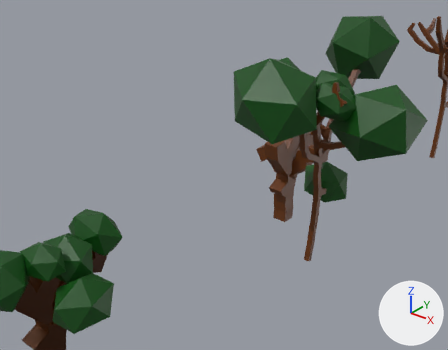
The Blender file TrresFinal/TreeV1.blend, before and after one commit.
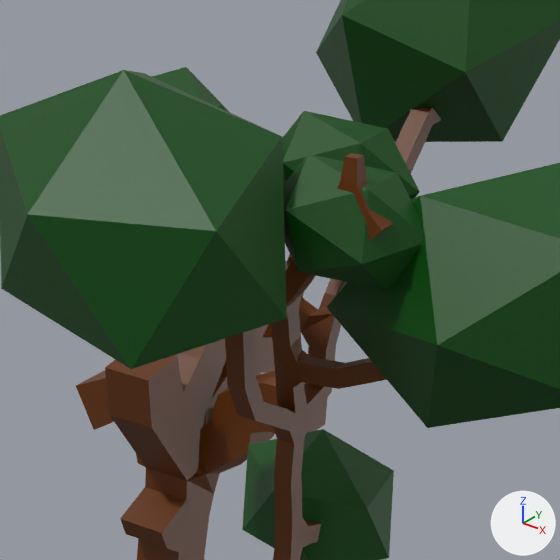
Old and new are each drawn from a 50 mm camera at (8.57, -13.32, 11.29) aimed at (0.23, -2.9, 4.83) and again close up on the part from 52% to 88% of the width and 11% to 57% of the height. Every picture has the same lights, and +X, +Y and +Z are marked at lower right.

Before the edit, the objects in view are built like this:
```python
me_icosphere_010 = bpy.data.meshes.new('Icosphere.010')
me_icosphere_010.from_pydata(...)  # an icosphere of 20 faces spanning x -0.89..0.89, y -0.85..0.85, z -1.0..1.0
me_icosphere_010.materials.append(mat_material_008)  # dark green #004c05
me_icosphere_011 = bpy.data.meshes.new('Icosphere.011')
me_icosphere_011.from_pydata(...)  # an icosphere of 20 faces spanning x -0.89..0.89, y -0.85..0.85, z -1.0..1.0
me_icosphere_011.materials.append(mat_material_009)  # dark green #004c05
me_icosphere_014 = bpy.data.meshes.new('Icosphere.014')
me_icosphere_014.from_pydata(...)  # an icosphere of 20 faces spanning x -0.89..0.89, y -0.85..0.85, z -1.0..1.0
me_icosphere_014.materials.append(mat_material_012)  # dark green #004c05
ob_icosphere_010 = bpy.data.objects.new('Icosphere.010', me_icosphere_010)
ob_icosphere_010.location = (-0.579, 0.54, 6.23)
ob_icosphere_010.rotation_euler = (0.614, -0.303, -0.13)  # degrees (35, -17, -7.4)
ob_icosphere_010.scale = (0.791, 0.596, 0.596)
ob_icosphere_011 = bpy.data.objects.new('Icosphere.011', me_icosphere_011)
ob_icosphere_011.location = (2.586, 0.122, 5.796)
ob_icosphere_011.rotation_euler = (0.614, -0.303, -0.295)  # degrees (35, -17, -17)
ob_icosphere_011.scale = (1.34, 1.01, 1.01)
ob_icosphere_014 = bpy.data.objects.new('Icosphere.014', me_icosphere_014)
ob_icosphere_014.location = (1.778, -0.604, 6.367)
ob_icosphere_014.rotation_euler = (0.669, 0.361, 0.456)  # degrees (38, 21, 26)
ob_icosphere_014.scale = (0.614, 0.462, 0.462)
# also in view: 'Icosphere.006' at (0.78, 2.54, 6.9); 'Circle.003' at (-2.06, 3.93, 1.67); 'Icosphere.008' at (0.58, -1.41, 6.38); 'Icosphere.012' at (1.25, 0.24, 6.38); 'Circle.002' at (0.68, 0.55, 4.13)
```
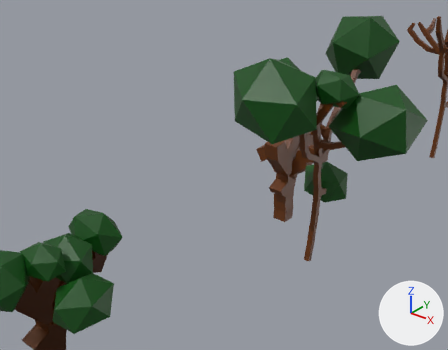
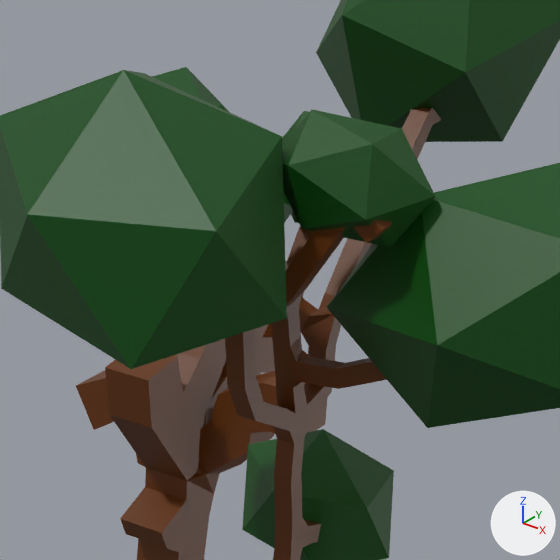
Where the change shows, as pixel boxes (x1, y1, x2, y2) in the close-ups (560 x 560 px):
```json
{"object": "Icosphere.014", "change": "moved", "before": [283, 154, 424, 290], "after": [282, 110, 435, 247]}
{"object": "Icosphere.012", "change": "unchanged, covered by the edit", "before": [282, 111, 420, 199], "after": [282, 111, 309, 223]}
```

The change, as JSON lines over the scene's bpy script:
```json
{"op": "set", "path": "ob_icosphere_014.location", "old": "(1.778, -0.604, 6.367)", "new": "(1.778, -0.604, 6.681)"}
```
